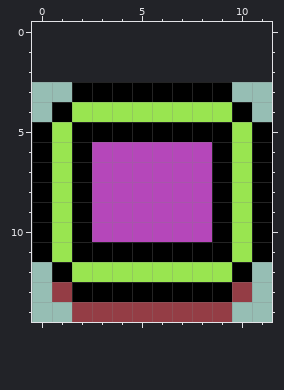
Edited in one commit: pixel-art file (gui/widget-selected.ase). This is how it looked before the edit.
12x12 pixels, 1 frame. The old version is drawn lined up with the new one, on the new canvas.
And afterwards:
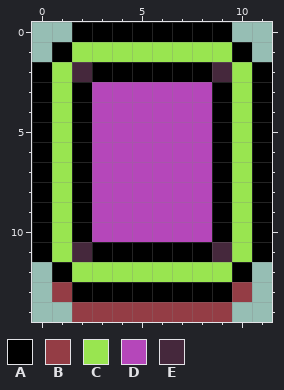
Palette (. is transparent): A #000000  B #943d45  C #99e550  D #b547ba  E #45283c
Diff:
canvas 12x12 -> 12x15, the old top-left corner now at 0,3
y 0: x 2..9 ........ -> AAAAAAAA
y 1: x 1..10 .......... -> ACCCCCCCCA
y 2: x 0..11 ............ -> ACEAAAAAAECA
y 3: x 0..1 .. -> AC; x 3..8 AAAAAA -> DDDDDD; x 10..11 .. -> CA
y 4: x 0..11 .ACCCCCCCCA. -> ACADDDDDDACA
y 5: x 3..8 AAAAAA -> DDDDDD
y 11: x 2 A -> E; x 9 A -> E
